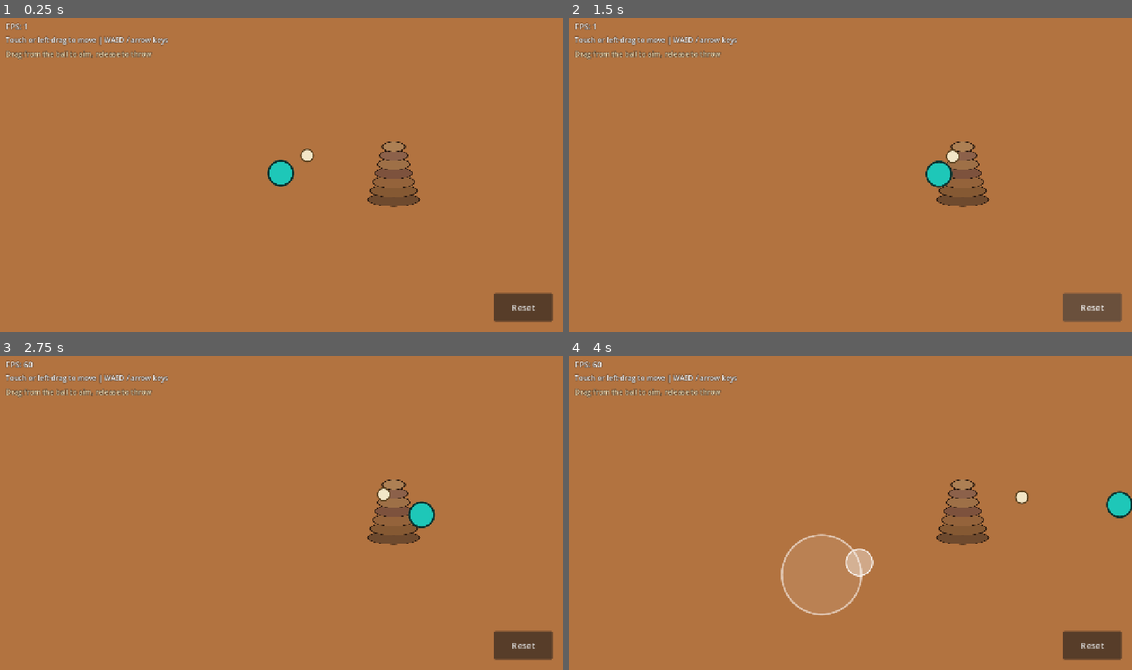
Above: before the commit, frames 1-4 (two rows, left to right).
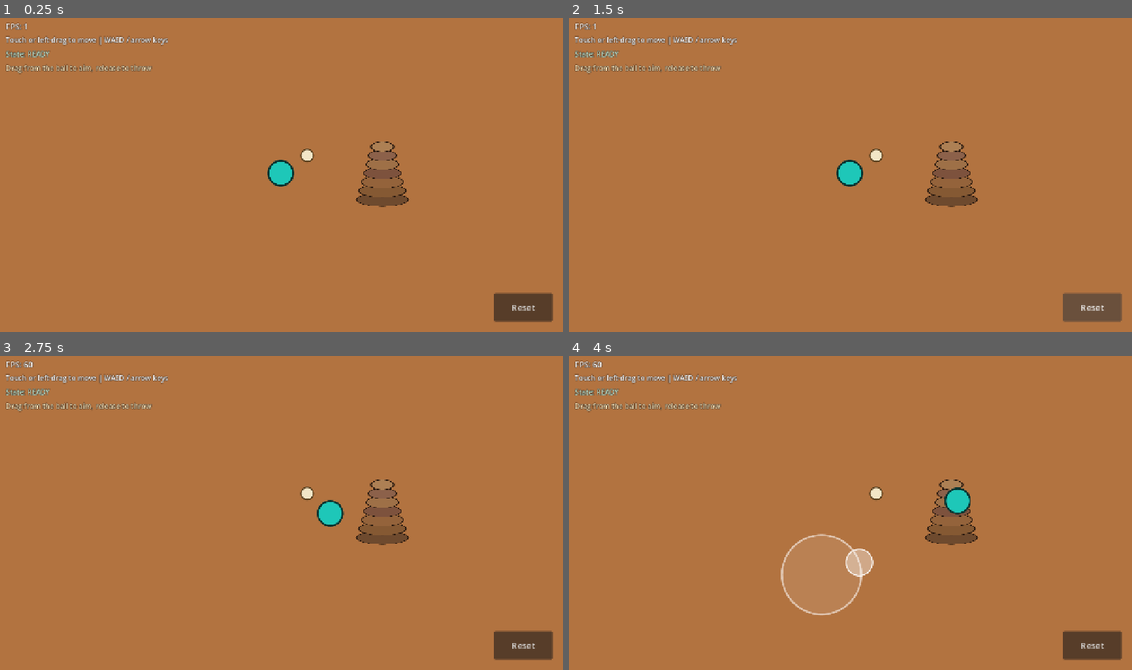
Above: after the commit, the same moments.

Repository: Arunnandha/gully-seven
Game: Godot game, scene res://main.tscn
Same seed, same stepped clock (60 frames per second), same inputs: the game is played once before the commit and once after it.
Inputs (mouse positions are in pixels of both pictures, inside the frame that each line leads up to):
- Up to frame 1 (0.25 s): no input
- Up to frame 2 (1.5 s): tap Enter at 0.5 s; move the mouse to (974, 156) at 0.52 s; hold Right 0.53-1.25 s; tap R at 0.6 s; click (974, 156) at 0.67 s; click "Reset" at 1.25 s
- Up to frame 3 (2.75 s): drag from (168, 525) to (394, 538) at 2.02 s
- Up to frame 4 (4 s): move the mouse to (906, 440) at 2.77 s; hold Right 2.78-3.5 s; tap R at 2.85 s; click (906, 440) at 2.92 s; drag from (822, 575) to (963, 528) at 3.52 s

The runs differ from the first frame. In frame 1, 1.6% of the frame differs, in the area x 1-75%, y 10-61%; in frame 2, 2.2%; in frame 3, 2.4%, in the area x 1-78%, y 10-61%; in frame 4, 2.3%.

Commit message:
Add deterministic stone scattering prototype

Diff:
--- a/main.gd
+++ b/main.gd
@@ -2,13 +2,21 @@
 
 
 const FPS_REFRESH_INTERVAL: float = 0.5
+const ImpactEffectType = preload("res://scripts/presentation/impact_effect.gd")
+
+# Keep this at least as large as StoneTower's scatter distance ceiling so the
+# tower is never placed closer to an edge than stones can normally travel.
+const TOWER_MARGIN_TARGET: float = 260.0
+const TOWER_MARGIN_FLOOR: float = 40.0
 
 @onready var _playground_background: ColorRect = $PlaygroundBackground
 @onready var _stone_tower: StoneTower = $StoneTower
 @onready var _player: GullyPlayerController = $Player
 @onready var _throw_ball: ThrowBall = $ThrowBall
 @onready var _round_controller: RoundController = $RoundController
+@onready var _impact_effect: ImpactEffectType = $ImpactEffect
 @onready var _fps_label: Label = $UI/FPSLabel
+@onready var _state_label: Label = $UI/StateLabel
 @onready var _result_label: Label = $UI/ResultLabel
 @onready var _reset_button: Button = $UI/ResetButton
 
@@ -21,6 +29,8 @@
 	_refresh_fps_label()
 
 	_round_controller.result_ready.connect(_on_round_result_ready)
+	_round_controller.state_changed.connect(_on_round_state_changed)
+	_stone_tower.tower_scatter_started.connect(_on_tower_scatter_started)
 	_reset_button.pressed.connect(_on_reset_button_pressed)
 	_round_controller.setup(_throw_ball, _stone_tower, _player)
 
@@ -31,6 +41,16 @@
 
 func _on_round_result_ready(message: String) -> void:
 	_result_label.text = message
+
+
+func _on_round_state_changed(_new_state: RoundController.State) -> void:
+	_state_label.text = "State: " + _round_controller.get_state_name()
+	if _round_controller.current_state == RoundController.State.READY:
+		_impact_effect.stop()
+
+
+func _on_tower_scatter_started(impact_position: Vector2) -> void:
+	_impact_effect.play_at(impact_position)
 
 
 func _process(delta: float) -> void:
@@ -48,4 +68,13 @@
 	var viewport_size: Vector2 = get_viewport_rect().size
 	_playground_background.position = Vector2.ZERO
 	_playground_background.size = viewport_size
-	_stone_tower.position = Vector2(viewport_size.x * 0.70, viewport_size.y * 0.50)
+
+	var horizontal_margin: float = clampf(
+		minf(TOWER_MARGIN_TARGET, viewport_size.x * 0.5), TOWER_MARGIN_FLOOR, viewport_size.x * 0.5
+	)
+	var vertical_margin: float = clampf(
+		minf(TOWER_MARGIN_TARGET, viewport_size.y * 0.5), TOWER_MARGIN_FLOOR, viewport_size.y * 0.5
+	)
+	var tower_x: float = clampf(viewport_size.x * 0.68, horizontal_margin, viewport_size.x - horizontal_margin)
+	var tower_y: float = clampf(viewport_size.y * 0.5, vertical_margin, viewport_size.y - vertical_margin)
+	_stone_tower.position = Vector2(tower_x, tower_y)
--- a/main.tscn
+++ b/main.tscn
@@ -1,10 +1,11 @@
-[gd_scene load_steps=6 format=3 uid="uid://dkvaj6optaj87"]
+[gd_scene load_steps=7 format=3 uid="uid://dkvaj6optaj87"]
 
 [ext_resource type="Script" uid="uid://dtyyakq181nbo" path="res://main.gd" id="1_ig7tw"]
 [ext_resource type="PackedScene" path="res://scenes/player/player.tscn" id="2_player"]
 [ext_resource type="PackedScene" path="res://scenes/gameplay/stone_tower.tscn" id="3_tower"]
 [ext_resource type="PackedScene" path="res://scenes/gameplay/throw_ball.tscn" id="4_ball"]
 [ext_resource type="Script" path="res://scripts/gameplay/round_controller.gd" id="5_round"]
+[ext_resource type="Script" path="res://scripts/presentation/impact_effect.gd" id="6_impact"]
 
 [node name="Main" type="Node2D" unique_id=1514691895]
 script = ExtResource("1_ig7tw")
@@ -22,6 +23,10 @@
 
 [node name="RoundController" type="Node" parent="."]
 script = ExtResource("5_round")
+
+[node name="ImpactEffect" type="Node2D" parent="."]
+z_index = 20
+script = ExtResource("6_impact")
 
 [node name="UI" type="CanvasLayer" parent="."]
 layer = 10
@@ -50,11 +55,23 @@
 theme_override_font_sizes/font_size = 16
 text = "Touch or left-drag to move | WASD / arrow keys"
 
-[node name="ResultLabel" type="Label" parent="UI"]
+[node name="StateLabel" type="Label" parent="UI"]
 offset_left = 16.0
 offset_top = 78.0
 offset_right = 480.0
 offset_bottom = 106.0
+mouse_filter = 2
+theme_override_colors/font_color = Color(0.82, 1, 0.92, 1)
+theme_override_colors/font_outline_color = Color(0.12, 0.08, 0.05, 0.9)
+theme_override_constants/outline_size = 4
+theme_override_font_sizes/font_size = 16
+text = "State: READY"
+
+[node name="ResultLabel" type="Label" parent="UI"]
+offset_left = 16.0
+offset_top = 110.0
+offset_right = 560.0
+offset_bottom = 138.0
 mouse_filter = 2
 theme_override_colors/font_color = Color(1, 0.92, 0.75, 1)
 theme_override_colors/font_outline_color = Color(0.12, 0.08, 0.05, 0.9)
--- a/scripts/gameplay/round_controller.gd
+++ b/scripts/gameplay/round_controller.gd
@@ -6,6 +6,9 @@
 	READY,
 	AIM,
 	BREAK,
+	RAID,
+	RETURN,
+	REBUILD,
 	RESULT,
 }
 
@@ -19,7 +22,7 @@
 var _ball: ThrowBall = null
 var _stone_tower: StoneTower = null
 var _player_controller: GullyPlayerController = null
-var _last_throw_hit: bool = false
+var _player_start_position: Vector2 = Vector2.ZERO
 
 
 func setup(
@@ -30,6 +33,7 @@
 	_ball = ball
 	_stone_tower = stone_tower
 	_player_controller = player_controller
+	_player_start_position = _player_controller.global_position
 
 	_ball.configure(_stone_tower)
 	_ball.aim_started.connect(_on_ball_aim_started)
@@ -37,6 +41,7 @@
 	_ball.thrown.connect(_on_ball_thrown)
 	_ball.hit.connect(_on_ball_hit)
 	_ball.stopped.connect(_on_ball_stopped)
+	_stone_tower.tower_scatter_finished.connect(_on_tower_scatter_finished)
 
 	_enter_ready()
 
@@ -54,37 +59,82 @@
 
 func _enter_ready() -> void:
 	current_state = State.READY
-	_last_throw_hit = false
+	_player_controller.reset_to_start(_player_start_position)
 	_stone_tower.reset_stack()
 	_ball.reset_to_start(_player_controller.global_position + BALL_SPAWN_OFFSET)
 	_ball.aiming_enabled = true
 	_player_controller.set_movement_enabled(true)
 	state_changed.emit(current_state)
+	result_ready.emit("Drag from the ball to aim, release to throw")
 
 
 func _on_ball_aim_started() -> void:
+	if current_state != State.READY:
+		return
 	current_state = State.AIM
 	_player_controller.set_movement_enabled(false)
 	state_changed.emit(current_state)
 
 
 func _on_ball_aim_cancelled() -> void:
+	if current_state != State.AIM:
+		return
 	current_state = State.READY
 	_player_controller.set_movement_enabled(true)
 	state_changed.emit(current_state)
 
 
 func _on_ball_thrown(_direction: Vector2, _power: float) -> void:
-	current_state = State.BREAK
+	if current_state != State.AIM:
+		return
 	_ball.aiming_enabled = false
-	state_changed.emit(current_state)
+	_player_controller.set_movement_enabled(false)
+	result_ready.emit("Ball in flight...")
 
 
-func _on_ball_hit() -> void:
-	_last_throw_hit = true
+func _on_ball_hit(
+	impact_direction: Vector2,
+	impact_speed: float,
+	impact_position: Vector2
+) -> void:
+	if current_state != State.AIM:
+		return
+	current_state = State.BREAK
+	state_changed.emit(current_state)
+	result_ready.emit("Impact! Stones scattering...")
+	_stone_tower.scatter(impact_direction, impact_speed, impact_position)
 
 
-func _on_ball_stopped() -> void:
+func _on_ball_stopped(was_hit: bool) -> void:
+	if was_hit or current_state != State.AIM:
+		return
 	current_state = State.RESULT
 	state_changed.emit(current_state)
-	result_ready.emit("Tower hit!" if _last_throw_hit else "Missed — press Reset or R")
+	result_ready.emit("Missed — press Reset or R")
+
+
+func _on_tower_scatter_finished() -> void:
+	if current_state != State.BREAK:
+		return
+	current_state = State.RAID
+	_player_controller.set_movement_enabled(true)
+	state_changed.emit(current_state)
+	result_ready.emit("Stones settled — RAID movement enabled")
+
+
+func get_state_name() -> String:
+	match current_state:
+		State.READY:
+			return "READY"
+		State.AIM:
+			return "AIM"
+		State.BREAK:
+			return "BREAK"
+		State.RAID:
+			return "RAID"
+		State.RETURN:
+			return "RETURN"
+		State.REBUILD:
+			return "REBUILD"
+		_:
+			return "RESULT"
--- a/scripts/gameplay/stone_piece.gd
+++ b/scripts/gameplay/stone_piece.gd
@@ -9,7 +9,13 @@
 	DEPOSITED,
 }
 
+signal stone_settled(piece: StonePiece)
+
 const OUTLINE_COLOR: Color = Color(0.16, 0.10, 0.06, 1.0)
+const SCATTER_FRICTION: float = 360.0
+const ANGULAR_FRICTION: float = 5.0
+const SETTLE_SPEED: float = 18.0
+const SETTLE_ANGULAR_SPEED: float = 0.25
 
 @export var stone_size: Vector2 = Vector2(118.0, 30.0)
 @export var stone_color: Color = Color(0.50, 0.35, 0.22, 1.0)
@@ -19,12 +25,18 @@
 
 var current_state: State = State.STACKED
 var _original_stack_position: Vector2 = Vector2.ZERO
+var _scatter_velocity: Vector2 = Vector2.ZERO
+var _scatter_angular_velocity: float = 0.0
+var _viewport_size: Vector2 = Vector2.ZERO
+var _scatter_active: bool = false
 
 
 func _ready() -> void:
 	set_process(false)
 	set_physics_process(false)
 	set_process_input(false)
+	_update_viewport_size()
+	get_viewport().size_changed.connect(_update_viewport_size)
 
 
 func configure(
@@ -42,10 +54,99 @@
 
 
 func reset_to_stack() -> void:
+	set_physics_process(false)
+	_scatter_active = false
+	_scatter_velocity = Vector2.ZERO
+	_scatter_angular_velocity = 0.0
+	top_level = false
 	position = _original_stack_position
 	rotation = 0.0
 	scale = Vector2.ONE
 	current_state = State.STACKED
+
+
+func start_scatter(initial_velocity: Vector2, initial_angular_velocity: float) -> void:
+	var starting_global_position: Vector2 = global_position
+	top_level = true
+	global_position = starting_global_position
+	current_state = State.SCATTERED
+	_scatter_velocity = initial_velocity
+	_scatter_angular_velocity = initial_angular_velocity
+	_scatter_active = true
+	set_physics_process(true)
+
+
+func _physics_process(delta: float) -> void:
+	if not _scatter_active:
+		set_physics_process(false)
+		return
+
+	global_position += _scatter_velocity * delta
+	rotation += _scatter_angular_velocity * delta
+	_resolve_viewport_boundaries()
+
+	_scatter_velocity = _scatter_velocity.move_toward(Vector2.ZERO, SCATTER_FRICTION * delta)
+	_scatter_angular_velocity = move_toward(
+		_scatter_angular_velocity,
+		0.0,
+		ANGULAR_FRICTION * delta
+	)
+
+	if (
+		_scatter_velocity.length_squared() <= SETTLE_SPEED * SETTLE_SPEED
+		and absf(_scatter_angular_velocity) <= SETTLE_ANGULAR_SPEED
+	):
+		_finish_scatter()
+
+
+func _resolve_viewport_boundaries() -> void:
+	var half_width: float = stone_size.x * 0.5
+	var half_height: float = stone_size.y * 0.5
+	var cosine: float = cos(rotation)
+	var sine: float = sin(rotation)
+	var extent_x: float = sqrt(
+		half_width * half_width * cosine * cosine
+		+ half_height * half_height * sine * sine
+	)
+	var extent_y: float = sqrt(
+		half_width * half_width * sine * sine
+		+ half_height * half_height * cosine * cosine
+	)
+	var stone_position: Vector2 = global_position
+
+	if stone_position.x < extent_x:
+		stone_position.x = extent_x
+		_scatter_velocity.x = maxf(_scatter_velocity.x, 0.0)
+	elif stone_position.x > _viewport_size.x - extent_x:
+		stone_position.x = _viewport_size.x - extent_x
+		_scatter_velocity.x = minf(_scatter_velocity.x, 0.0)
+
+	if stone_position.y < extent_y:
+		stone_position.y = extent_y
+		_scatter_velocity.y = maxf(_scatter_velocity.y, 0.0)
+	elif stone_position.y > _viewport_size.y - extent_y:
+		stone_position.y = _viewport_size.y - extent_y
+		_scatter_velocity.y = minf(_scatter_velocity.y, 0.0)
+
+	global_position = stone_position
+
+
+func get_separation_radius() -> float:
+	return (stone_size.x + stone_size.y) * 0.25
+
+
+func _finish_scatter() -> void:
+	if not _scatter_active:
+		return
+	_scatter_active = false
+	_scatter_velocity = Vector2.ZERO
+	_scatter_angular_velocity = 0.0
+	set_physics_process(false)
+	stone_settled.emit(self)
+
+
+func _update_viewport_size() -> void:
+	_viewport_size = get_viewport_rect().size
 
 
 func _apply_collision_size() -> void:
--- a/scripts/gameplay/stone_tower.gd
+++ b/scripts/gameplay/stone_tower.gd
@@ -1,6 +1,9 @@
 class_name StoneTower
 extends Node2D
 
+
+signal tower_scatter_started(impact_position: Vector2)
+signal tower_scatter_finished
 
 const STONE_COUNT: int = 7
 const BOTTOM_WIDTH: float = 118.0
@@ -10,9 +13,35 @@
 const STACK_SPACING: float = 20.0
 const StonePieceType = preload("res://scripts/gameplay/stone_piece.gd")
 
+# Target travel distance (logical px from tower center) grows from the
+# heaviest/bottom stone to the lightest/top stone, so speed differences
+# fall out of the distance formula instead of being tuned separately.
+const MIN_INDEX_DISTANCE: float = 140.0
+const MAX_INDEX_DISTANCE: float = 230.0
+const DISTANCE_SCALE_MIN: float = 0.85
+const DISTANCE_SCALE_MAX: float = 1.15
+const ANGLE_JITTER_MIN: float = 0.10
+const ANGLE_JITTER_MAX: float = 0.30
+const OUTLIER_CHANCE: float = 0.35
+const OUTLIER_BONUS_MIN: float = 40.0
+const OUTLIER_BONUS_MAX: float = 110.0
+const EDGE_SAFETY_MARGIN: float = 40.0
+const HARD_DISTANCE_CEILING: float = 340.0
+const MINIMUM_DISTANCE: float = 40.0
+
+# One fan offset per stack index (0 = bottom/heaviest .. 6 = top/lightest),
+# broad enough to cover forward, sideways, and one backward-leaning stone.
+const FAN_ANGLE_BY_INDEX: Array[float] = [
+	0.05, -0.35, 0.40, -0.80, 0.85, -1.35, 2.05,
+]
+
 @export var stone_piece_scene: PackedScene
+@export var scatter_seed: int = 73471
 
 var _pieces: Array[StonePieceType] = []
+var _scatter_rng: RandomNumberGenerator = RandomNumberGenerator.new()
+var _settled_piece_count: int = 0
+var _scatter_active: bool = false
 
 
 func _ready() -> void:
@@ -24,12 +53,102 @@
 
 
 func reset_stack() -> void:
+	_scatter_active = false
+	_settled_piece_count = 0
+	set_physics_process(false)
 	for piece: StonePieceType in _pieces:
 		piece.reset_to_stack()
 
 
 func get_footprint_radius() -> float:
 	return BOTTOM_WIDTH * 0.5 + 12.0
+
+
+func scatter(
+	impact_direction: Vector2,
+	impact_speed: float,
+	impact_position: Vector2
+) -> void:
+	if _scatter_active:
+		return
+
+	var normalized_impact: Vector2 = impact_direction.normalized()
+	if normalized_impact.length_squared() <= 0.0:
+		normalized_impact = Vector2.RIGHT
+
+	var strength_t: float = clampf(impact_speed / ThrowBall.MAX_THROW_SPEED, 0.0, 1.0)
+	var distance_scale: float = lerpf(DISTANCE_SCALE_MIN, DISTANCE_SCALE_MAX, strength_t)
+	var angle_jitter_limit: float = lerpf(ANGLE_JITTER_MIN, ANGLE_JITTER_MAX, strength_t)
+	var max_allowed_distance: float = _get_max_allowed_distance()
+
+	_scatter_rng.seed = scatter_seed
+	_settled_piece_count = 0
+	_scatter_active = true
+	set_physics_process(true)
+	tower_scatter_started.emit(impact_position)
+
+	for piece: StonePieceType in _pieces:
+		var index_t: float = float(piece.stack_index) / float(STONE_COUNT - 1)
+		var target_distance: float = lerpf(MIN_INDEX_DISTANCE, MAX_INDEX_DISTANCE, index_t)
+		target_distance *= distance_scale
+
+		if piece.stack_index == STONE_COUNT - 1 and _scatter_rng.randf() < OUTLIER_CHANCE:
+			target_distance += lerpf(OUTLIER_BONUS_MIN, OUTLIER_BONUS_MAX, strength_t)
+
+		target_distance = clampf(target_distance, MINIMUM_DISTANCE, HARD_DISTANCE_CEILING)
+		target_distance = minf(target_distance, max_allowed_distance)
+
+		var jitter: float = _scatter_rng.randf_range(-angle_jitter_limit, angle_jitter_limit)
+		var direction: Vector2 = normalized_impact.rotated(
+			FAN_ANGLE_BY_INDEX[piece.stack_index] + jitter
+		)
+		var initial_speed: float = sqrt(
+			2.0 * StonePiece.SCATTER_FRICTION * target_distance
+			+ StonePiece.SETTLE_SPEED * StonePiece.SETTLE_SPEED
+		)
+		var spin_direction: float = -1.0 if piece.stack_index % 2 == 0 else 1.0
+		var angular_velocity: float = spin_direction * (
+			2.0 + float(piece.stack_index) * 0.25
+		) + _scatter_rng.randf_range(-0.3, 0.3)
+		piece.start_scatter(direction * initial_speed, angular_velocity)
+
+
+func _get_max_allowed_distance() -> float:
+	var viewport_rect: Rect2 = get_viewport_rect()
+	var distance_to_left: float = global_position.x - viewport_rect.position.x
+	var distance_to_right: float = viewport_rect.end.x - global_position.x
+	var distance_to_top: float = global_position.y - viewport_rect.position.y
+	var distance_to_bottom: float = viewport_rect.end.y - global_position.y
+	var closest_edge: float = minf(
+		minf(distance_to_left, distance_to_right),
+		minf(distance_to_top, distance_to_bottom)
+	)
+	return maxf(MINIMUM_DISTANCE, closest_edge - EDGE_SAFETY_MARGIN)
+
+
+func _physics_process(_delta: float) -> void:
+	if not _scatter_active:
+		set_physics_process(false)
+		return
+	_resolve_piece_separation()
+
+
+func _resolve_piece_separation() -> void:
+	for first_index: int in range(_pieces.size()):
+		for second_index: int in range(first_index + 1, _pieces.size()):
+			_separate_pair(_pieces[first_index], _pieces[second_index])
+
+
+func _separate_pair(first: StonePieceType, second: StonePieceType) -> void:
+	var offset: Vector2 = second.global_position - first.global_position
+	var distance: float = offset.length()
+	var minimum_distance: float = first.get_separation_radius() + second.get_separation_radius()
+	if distance >= minimum_distance or distance <= 0.0001:
+		return
+	var overlap: float = minimum_distance - distance
+	var push: Vector2 = offset / distance * (overlap * 0.5)
+	first.global_position -= push
+	second.global_position += push
 
 
 func _create_stone_pieces() -> void:
@@ -42,12 +161,23 @@
 		assert(piece != null, "StonePiece scene root must use the StonePiece script.")
 		add_child(piece)
 		_pieces.append(piece)
+		piece.stone_settled.connect(_on_stone_settled)
 		piece.configure(
 			_get_stone_size(stack_index),
 			_get_stone_color(stack_index),
 			stack_index,
 			_get_stack_position(stack_index)
 		)
+
+
+func _on_stone_settled(_piece: StonePieceType) -> void:
+	if not _scatter_active:
+		return
+	_settled_piece_count += 1
+	if _settled_piece_count == STONE_COUNT:
+		_scatter_active = false
+		set_physics_process(false)
+		tower_scatter_finished.emit()
 
 
 func _get_stone_size(stack_index: int) -> Vector2:
--- a/scripts/gameplay/throw_ball.gd
+++ b/scripts/gameplay/throw_ball.gd
@@ -5,8 +5,8 @@
 signal aim_started
 signal aim_cancelled
 signal thrown(direction: Vector2, power: float)
-signal hit
-signal stopped
+signal hit(impact_direction: Vector2, impact_speed: float, impact_position: Vector2)
+signal stopped(was_hit: bool)
 
 const NO_TOUCH: int = -1
 const BALL_RADIUS: float = 14.0
@@ -31,6 +31,7 @@
 func _ready() -> void:
 	_update_viewport_bounds()
 	get_viewport().size_changed.connect(_update_viewport_bounds)
+	set_physics_process(false)
 
 
 func configure(stone_tower: StoneTower) -> void:
@@ -38,12 +39,16 @@
 
 
 func reset_to_start(start_position: Vector2) -> void:
+	set_physics_process(false)
 	_active_touch_index = NO_TOUCH
 	_mouse_drag_active = false
 	_is_aiming = false
 	is_traveling = false
 	velocity = Vector2.ZERO
 	global_position = start_position
+	visible = true
+	collision_layer = 1
+	collision_mask = 1
 	_aim_visual.clear_aim()
 
 
@@ -139,6 +144,7 @@
 
 	velocity = direction * speed
 	is_traveling = true
+	set_physics_process(true)
 	thrown.emit(direction, speed)
 
 
@@ -154,11 +160,16 @@
 
 
 func _stop_travel(was_hit: bool) -> void:
+	var impact_velocity: Vector2 = velocity
 	velocity = Vector2.ZERO
 	is_traveling = false
+	set_physics_process(false)
+	collision_layer = 0
+	collision_mask = 0
+	visible = false
 	if was_hit:
-		hit.emit()
-	stopped.emit()
+		hit.emit(impact_velocity.normalized(), impact_velocity.length(), global_position)
+	stopped.emit(was_hit)
 
 
 func _update_viewport_bounds() -> void:
--- a/scripts/player/player_controller.gd
+++ b/scripts/player/player_controller.gd
@@ -33,6 +33,12 @@
 		_joystick_input = Vector2.ZERO
 		_joystick_visual.hide_joystick()
 		velocity = Vector2.ZERO
+
+
+func reset_to_start(start_position: Vector2) -> void:
+	set_movement_enabled(false)
+	global_position = start_position
+	velocity = Vector2.ZERO
 
 
 func _input(event: InputEvent) -> void:
--- /dev/null
+++ b/scripts/presentation/impact_effect.gd
@@ -0,0 +1,49 @@
+class_name GullyImpactEffect
+extends Node2D
+
+
+const DURATION: float = 0.24
+const START_SCALE: float = 0.55
+const END_SCALE: float = 1.45
+const EFFECT_COLOR: Color = Color(1.0, 0.88, 0.56, 0.92)
+
+var _elapsed: float = 0.0
+
+
+func _ready() -> void:
+	visible = false
+	set_process(false)
+
+
+func play_at(impact_position: Vector2) -> void:
+	global_position = impact_position
+	_elapsed = 0.0
+	scale = Vector2.ONE * START_SCALE
+	modulate = Color.WHITE
+	visible = true
+	set_process(true)
+
+
+func stop() -> void:
+	set_process(false)
+	visible = false
+	_elapsed = 0.0
+	modulate = Color.WHITE
+
+
+func _process(delta: float) -> void:
+	_elapsed += delta
+	var progress: float = minf(_elapsed / DURATION, 1.0)
+	var effect_scale: float = lerpf(START_SCALE, END_SCALE, progress)
+	scale = Vector2.ONE * effect_scale
+	modulate.a = 1.0 - progress
+	if progress >= 1.0:
+		stop()
+
+
+func _draw() -> void:
+	draw_circle(Vector2.ZERO, 22.0, EFFECT_COLOR, false, 4.0, true)
+	draw_line(Vector2(-34.0, 0.0), Vector2(-18.0, 0.0), EFFECT_COLOR, 4.0, true)
+	draw_line(Vector2(34.0, 0.0), Vector2(18.0, 0.0), EFFECT_COLOR, 4.0, true)
+	draw_line(Vector2(0.0, -34.0), Vector2(0.0, -18.0), EFFECT_COLOR, 4.0, true)
+	draw_line(Vector2(0.0, 34.0), Vector2(0.0, 18.0), EFFECT_COLOR, 4.0, true)
Not shown, added: scripts/presentation/impact_effect.gd.uid
Not shown, changed: gully-seven-debug.apk.idsig
